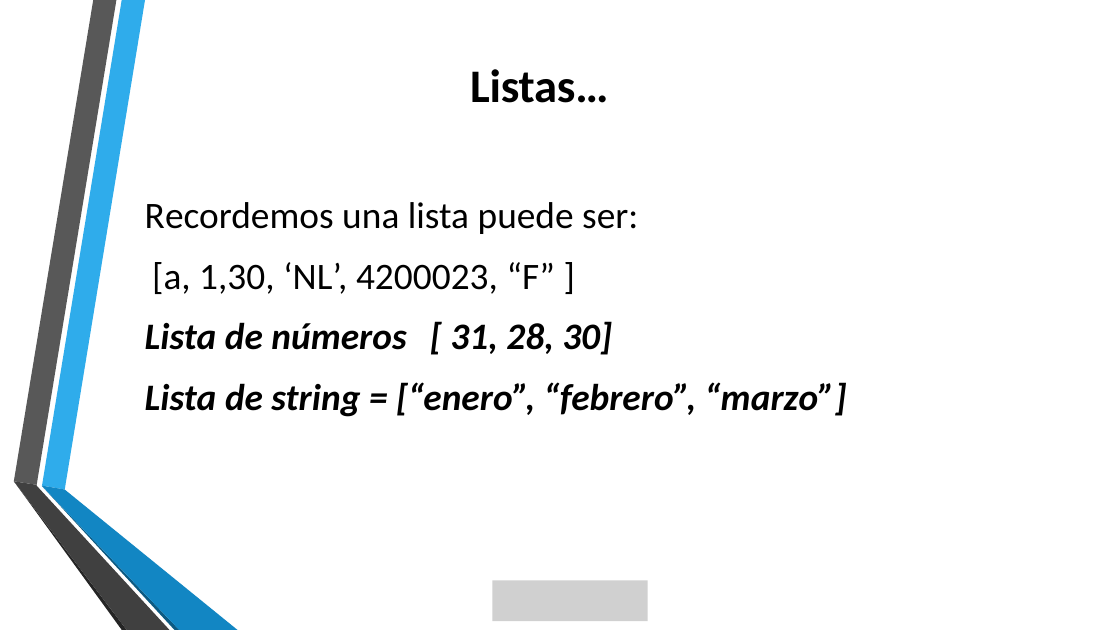
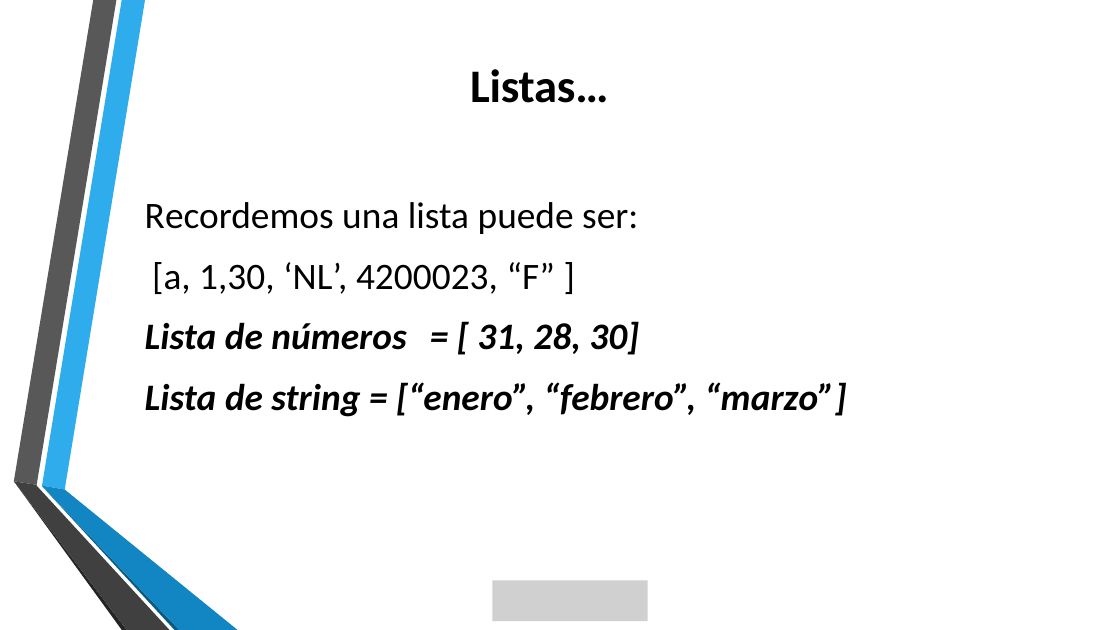
Before and after one commit to lizetheP/Programacion, a slide deck: slide 6 of CalendarioAgo2023/presentaciones/9_Graficas_Matplotlib.pptx. Drawn at 1120x630 pixels with LibreOffice and Linux fonts; fonts in the diff are those of the drawing; grey boxes stand for pictures; background and template pictures are left out. Boxes give left, top, right and bottom in pixels: in the first picture for what was removed or moved away, otherwise in the second. Text is boxed around its words. In the diff, an @@ line names an element or a change of style, - is before the commit and + after.

```diff
--- a/CalendarioAgo2023/presentaciones/9_Graficas_Matplotlib.pptx
+++ b/CalendarioAgo2023/presentaciones/9_Graficas_Matplotlib.pptx
@@ text at (145, 321, 639, 355): text changed @@
-Lista de números [ 31, 28, 30]
+Lista de números = [ 31, 28, 30]
```
Also in this commit, not shown: 1 other slide changed, 11 other files.
